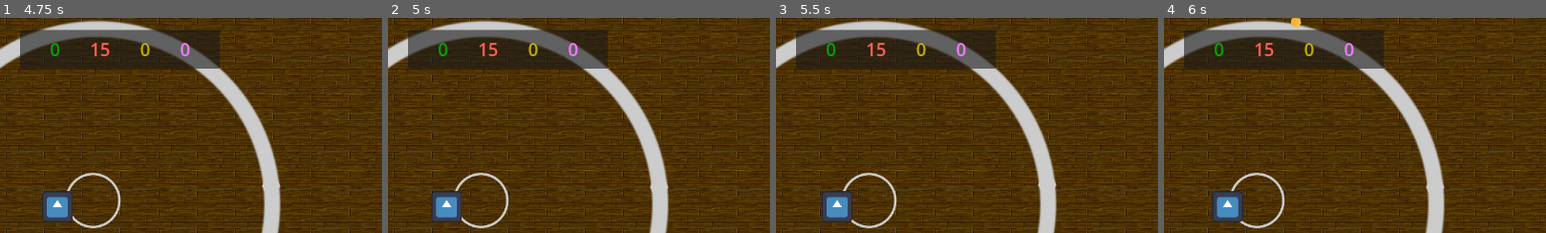
Above: before the commit, frames 1-4 (left to right).
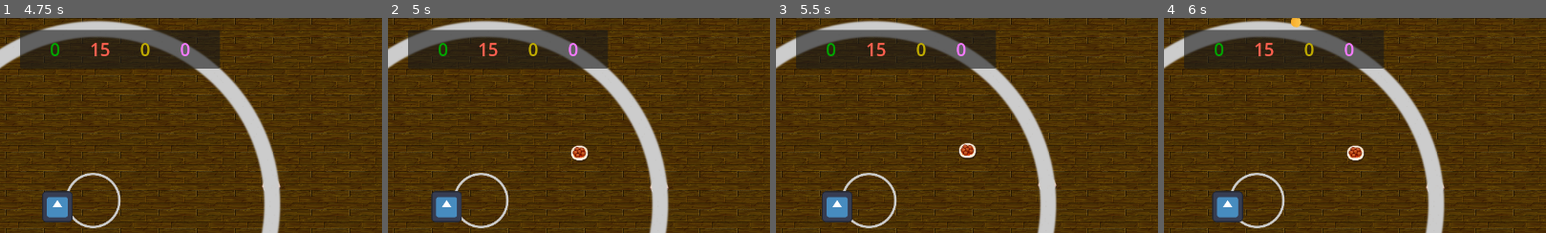
Above: after the commit, the same moments.

Repository: louiidev/ggj24_sumo
Game: Godot game, scene res://Scenes/main.tscn
Same seed, same stepped clock (60 frames per second), same inputs: the game is played once before the commit and once after it. The engine's default icon, where the game draws it, is replaced by a stand-in: a white triangle on a blue panel in a dark square.
Inputs:
- Up to frame 1 (4.75 s): hold D (right) 0.53-1.28 s; tap one key every 0.75 s from 0.6 s: Down (look_down) Left (look_left) Right (look_right) Up (look_up) Space (tackle) Down (look_down); hold S (down) 1.28-2.03 s; hold D (right) 2.03-2.78 s; hold W (up) 2.78-3.53 s; hold A (left) from 3.53 s (still down)
- Up to frame 2 (5 s): keep holding A (left)
- Up to frame 3 (5.5 s): release A (left) at 5.03 s; hold S (down) from 5.03 s (still down); tap Left (look_left) at 5.1 s
- Up to frame 4 (6 s): tap Enter at 5.75 s; release S (down) at 5.78 s; hold D (right) from 5.78 s (still down); tap Right (look_right) at 5.85 s
The pictures show only the part of the screen within x 34-84%, y 0-50%; the shares and areas given below are measured in that part.

Frame 1 is identical in both runs. In frame 2, 0.3% of the frame differs, in the area x 47-53%, y 59-67%; in frame 3, 0.3%, in the area x 47-53%, y 58-66%; in frame 4, 0.3%.

Commit message:
Add random powerups over time and powerups expire

Diff:
--- a/Scenes/Powerup.gd
+++ b/Scenes/Powerup.gd
@@ -55,14 +55,18 @@
 
 var type:powerupType = powerupType.DUD
 
+@export var timeToLive = 10
+
 # Called when the node enters the scene tree for the first time.
 func _ready():
 	$Dish.texture = load('images/food/' + food_files.pick_random())
 	type = powerupType.values().pick_random()
+	GameGlobals.updateCountdown.connect(updateCountdown)
 
-# Called every frame. 'delta' is the elapsed time since the previous frame.
-func _process(_delta):
-	pass
+func updateCountdown():
+	timeToLive -= 1
+	if(timeToLive < 1):
+		queue_free()
 
 func onPlayerTouch(objIn):
 	match type:
--- a/Scenes/main.gd
+++ b/Scenes/main.gd
@@ -4,11 +4,12 @@
 
 var powerup:PackedScene = preload('res://Scenes/Powerup.tscn')
 
+@export var powerupsAtStart = 3
+
 # Called when the node enters the scene tree for the first time.
 func _ready():
-	addPowerup()
-	addPowerup()
-	addPowerup()
+	for num in powerupsAtStart:
+		addPowerup()
 
 func addPowerup():
 	var r = boundsRadius * sqrt(randf())
@@ -23,3 +24,5 @@
 func secondPast():
 	GameGlobals.countDown -= 1
 	GameGlobals.updateCountdown.emit()
+	if(GameGlobals.countDown % 5 ==0):
+		addPowerup()
--- a/Scenes/main.tscn
+++ b/Scenes/main.tscn
@@ -1,12 +1,12 @@
 [gd_scene load_steps=10 format=3 uid="uid://dikp2l3gvbj8g"]
 
-[ext_resource type="PackedScene" path="res://Scenes/player_scores.tscn" id="1_70kyn"]
+[ext_resource type="PackedScene" uid="uid://coyahvy30jw4g" path="res://Scenes/player_scores.tscn" id="1_70kyn"]
 [ext_resource type="Script" path="res://Scenes/main.gd" id="1_appyy"]
 [ext_resource type="Texture2D" uid="uid://ceye383gobb3v" path="res://images/Wood_06-128x128.png" id="2_bl537"]
-[ext_resource type="PackedScene" path="res://Scenes/king_of_the_hill.tscn" id="2_fj1ka"]
+[ext_resource type="PackedScene" uid="uid://c1aa4vl6psaxn" path="res://Scenes/king_of_the_hill.tscn" id="2_fj1ka"]
 [ext_resource type="Texture2D" uid="uid://c2vxlcxi73v46" path="res://images/paint circle.png" id="3_fpuyr"]
-[ext_resource type="PackedScene" path="res://Scenes/test_player.tscn" id="3_o8udx"]
-[ext_resource type="PackedScene" uid="uid://dm0ygsrgxenrw" path="res://Scenes/player.tscn" id="6_nwdld"]
+[ext_resource type="PackedScene" uid="uid://buv8l4xkew1po" path="res://Scenes/test_player.tscn" id="3_o8udx"]
+[ext_resource type="PackedScene" uid="uid://dm0ygsrgxenrw" path="res://Scenes/Player.tscn" id="6_nwdld"]
 
 [sub_resource type="TileSetAtlasSource" id="TileSetAtlasSource_w8twd"]
 texture = ExtResource("2_bl537")
@@ -49,4 +49,5 @@
 
 [node name="SecondPassed" type="Timer" parent="."]
 autostart = true
+
 [connection signal="timeout" from="SecondPassed" to="." method="secondPast"]
